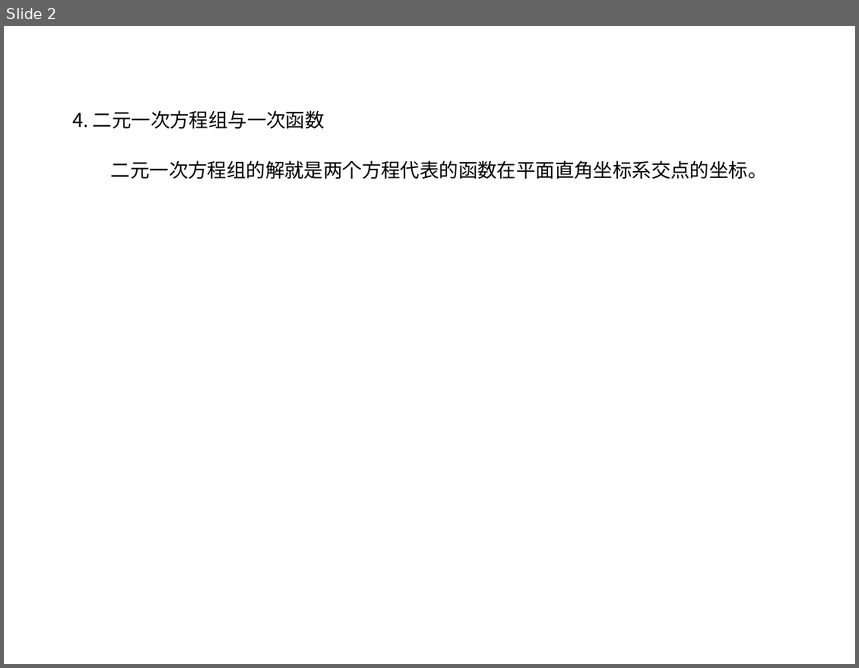
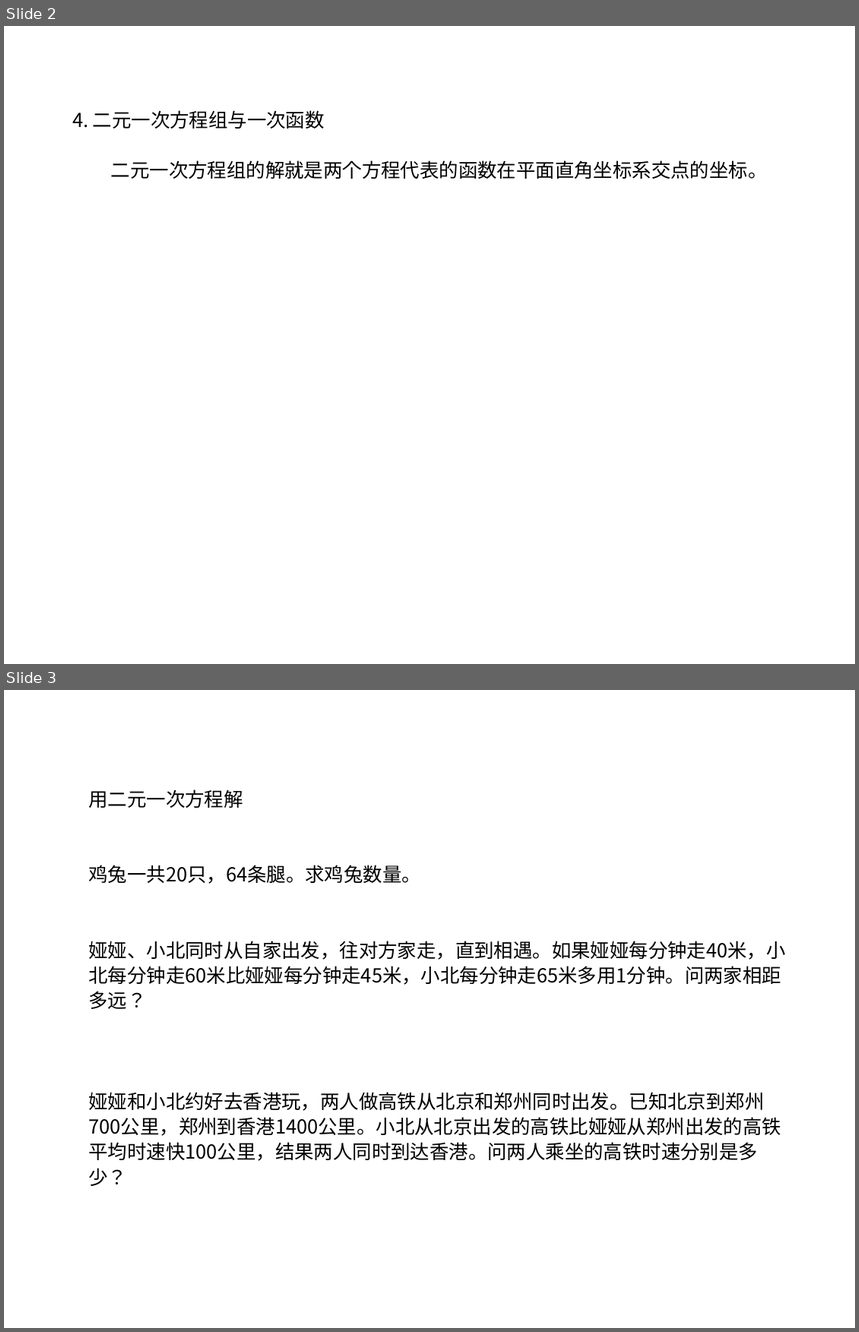
Before and after one commit to ericzhang/english-math, a slide deck: math/grade-7-下/7下数学人教版-unit-8-二元一次方程组.ppt. Shown one above the other, each under a label of ours: slide 2 before the commit, slides 2 and 3 after it. The pictures are 859x668 and 859x1332 pixels, drawn with LibreOffice and Linux fonts; fonts in the diff are those of the drawing. Boxes give left, top, right and bottom in pixels: in the first picture for what was removed or moved away, otherwise in the second. Text is boxed around its words. In the diff, an @@ line names an element or a change of style, - is before the commit and + after.

```diff
--- a/math/grade-7-下/7下数学人教版-unit-8-二元一次方程组.ppt
+++ b/math/grade-7-下/7下数学人教版-unit-8-二元一次方程组.ppt
@@ slide 3 added at box(4, 690, 855, 1328), background #FFFFFF @@
@@ text added at box(89, 790, 786, 1161), 18 pt, text #000000 @@
+用二元一次方程解
+鸡兔一共20只，64条腿。求鸡兔数量。
+娅娅、小北同时从自家出发，往对方家走，直到相遇。如果娅娅每分钟走40米，小北每分钟走60米比娅娅每分钟走45米，小北每分钟走65米多用1分钟。问两家相距多远？
+娅娅和小北约好去香港玩，两人做高铁从北京和郑州同时出发。已知北京到郑州700公里，郑州到香港1400公里。小北从北京出发的高铁比娅娅从郑州出发的高铁平均时速快100公里，结果两人同时到达香港。问两人乘坐的高铁时速分别是多少？
```
Also in this commit, not shown: 1 slide changed, 6 other slides added, 34 other files.
